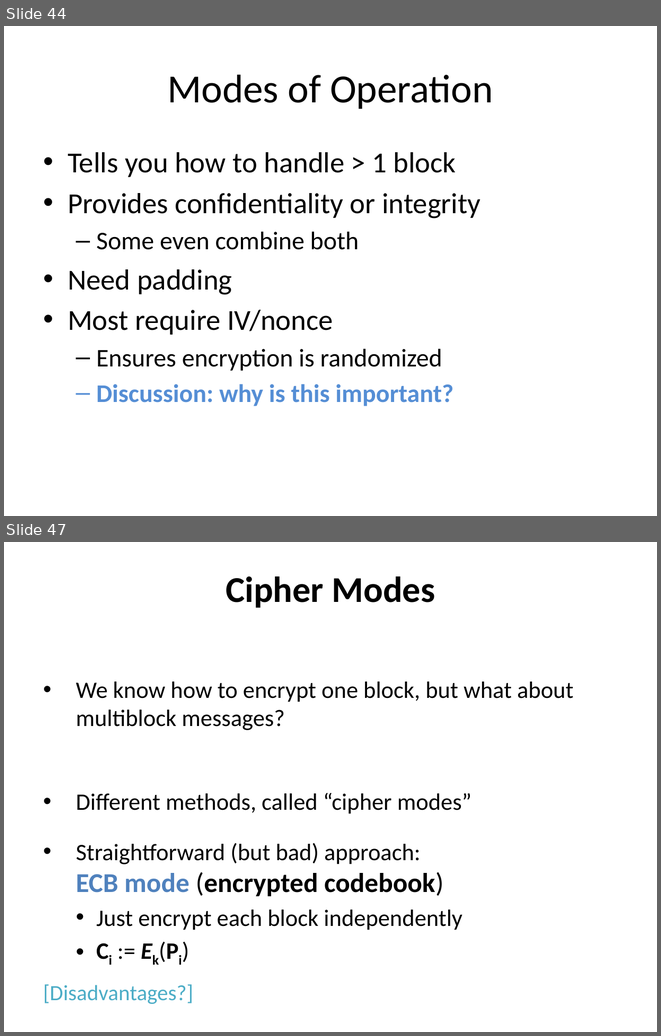
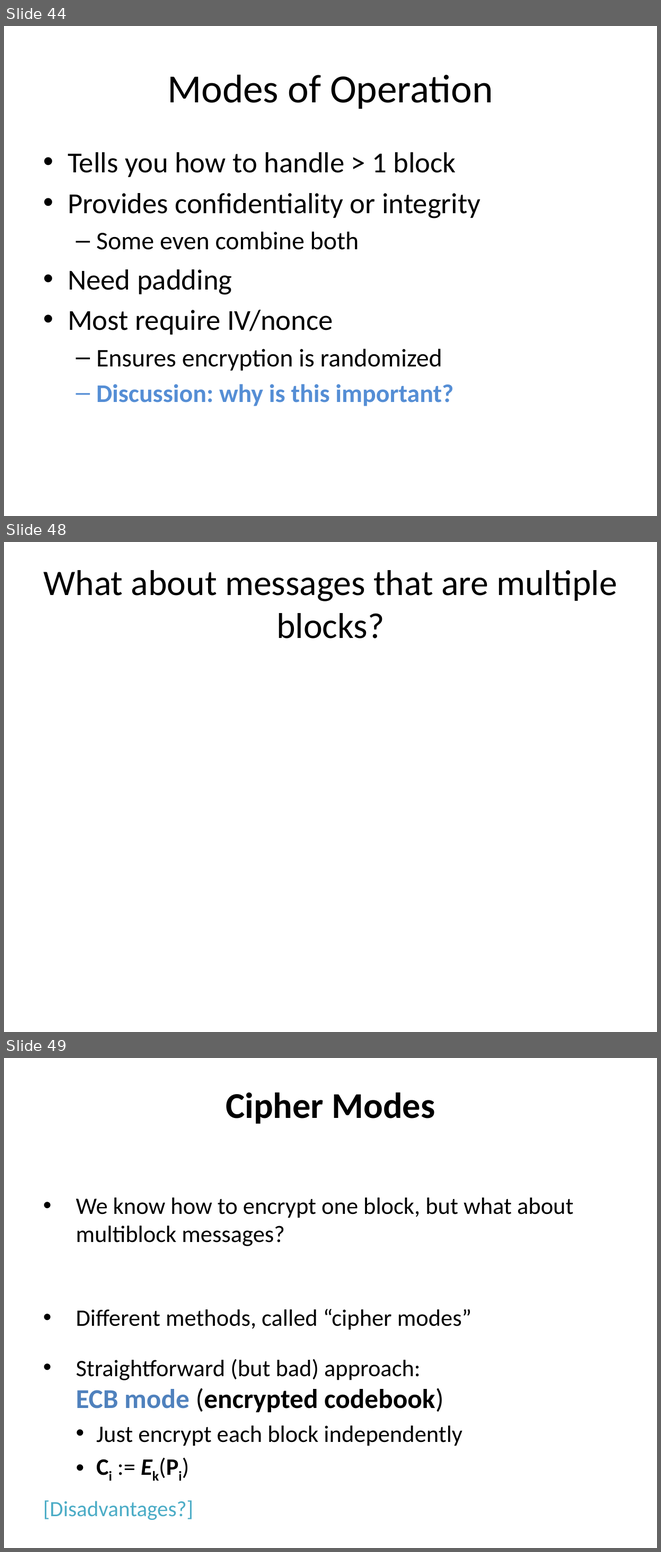
Before and after one commit to noise-lab/security-course, a slide deck: fall2016/lectures/4-Ciphers.pptx. Shown one above the other, each under a label of ours: slides 44 and 47 before the commit, slides 44, 48 and 49 after it; the slides between them are not shown. The pictures are 661x1036 and 661x1552 pixels, drawn with LibreOffice and Linux fonts; fonts in the diff are those of the drawing. Boxes give left, top, right and bottom in pixels: in the first picture for what was removed or moved away, otherwise in the second. Text is boxed around its words. In the diff, an @@ line names an element or a change of style, - is before the commit and + after.

```diff
--- a/fall2016/lectures/4-Ciphers.pptx
+++ b/fall2016/lectures/4-Ciphers.pptx
@@ slide 48 added at [4,542,657,1032], background #FFFFFF @@
@@ title added at [43,570,617,638], 39.6 pt, text #000000 @@
+What about messages that are multiple blocks?
@@ what was slide 47 is now slide 49 @@
```
Also in this commit, not shown: 3 slides changed, 3 other slides added, 7 other files.
